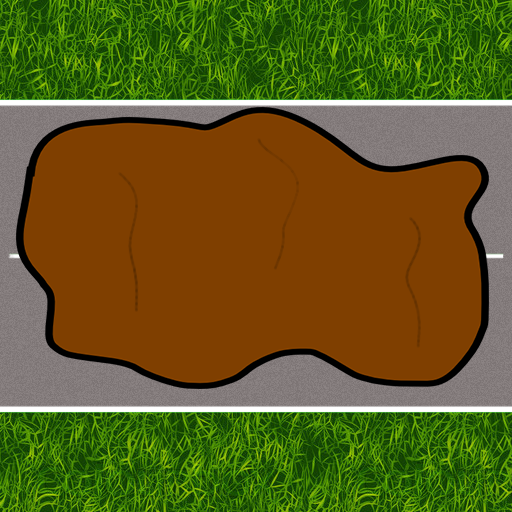
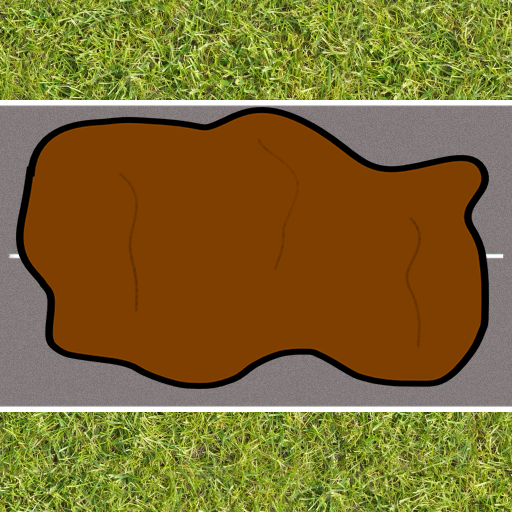
Two versions of the same layered image (512x512). Layer-by-layer changes:
painted on "Layer 2" over (0, 0, 512, 512)
